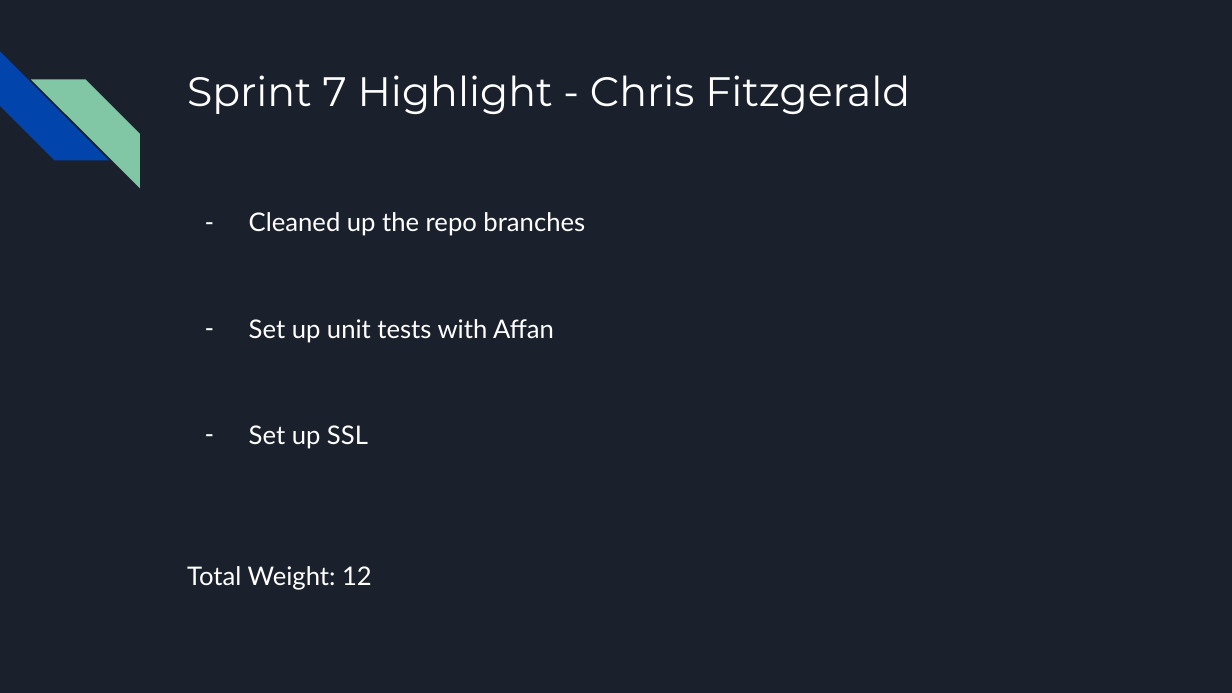
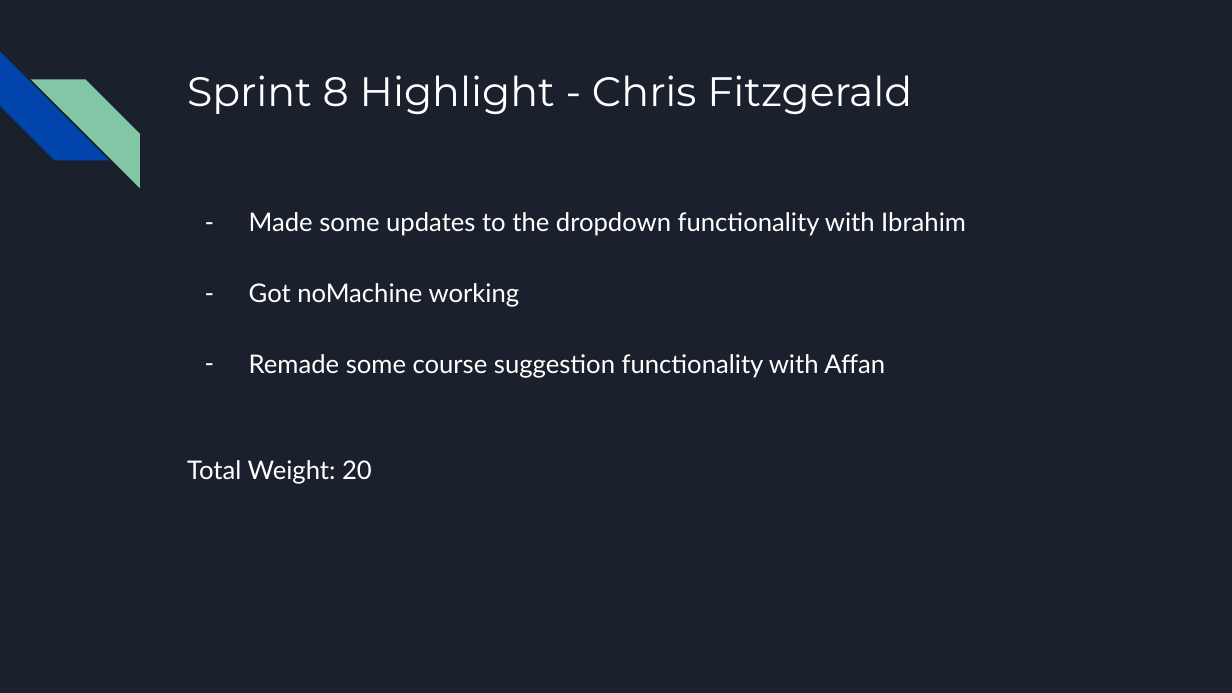
Before and after one commit to irather/Guelph-Scheduler-App, a slide deck: slide 8 of CIS3760_Retro.pptx. Drawn at 1232x693 pixels with LibreOffice and Linux fonts; fonts in the diff are those of the drawing. Boxes give left, top, right and bottom in pixels: in the first picture for what was removed or moved away, otherwise in the second. Text is boxed around its words. In the diff, an @@ line names an element or a change of style, - is before the commit and + after.

```diff
--- a/CIS3760_Retro.pptx
+++ b/CIS3760_Retro.pptx
@@ title at [187,75,912,114]: text changed @@
-Sprint 7 Highlight - Chris Fitzgerald
+Sprint 8 Highlight - Chris Fitzgerald
@@ text at [187,212,966,484]: text changed @@
-– Cleaned up the repo branches
-– Set up unit tests with Affan
-– Set up SSL
-Total Weight: 12
+– Made some updates to the dropdown functionality with Ibrahim
+– Got noMachine working
+– Remade some course suggestion functionality with Affan
+Total Weight: 20
```
Also in this commit, not shown: 8 other slides changed, 2 slides added, 2 slides removed.
